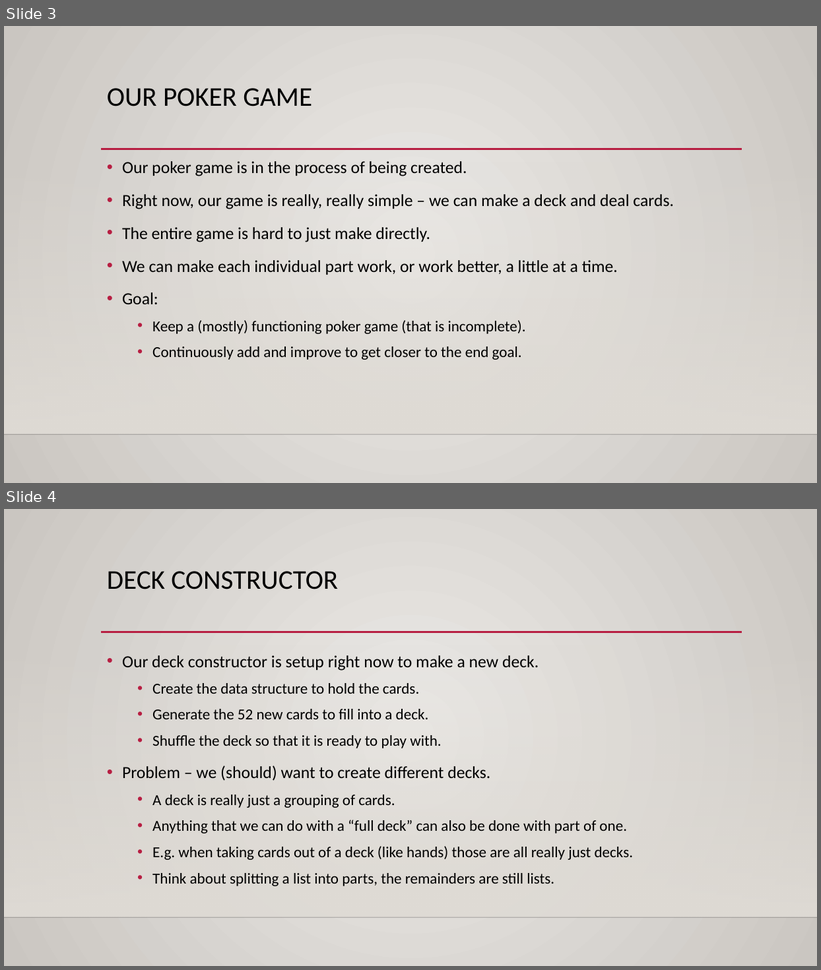
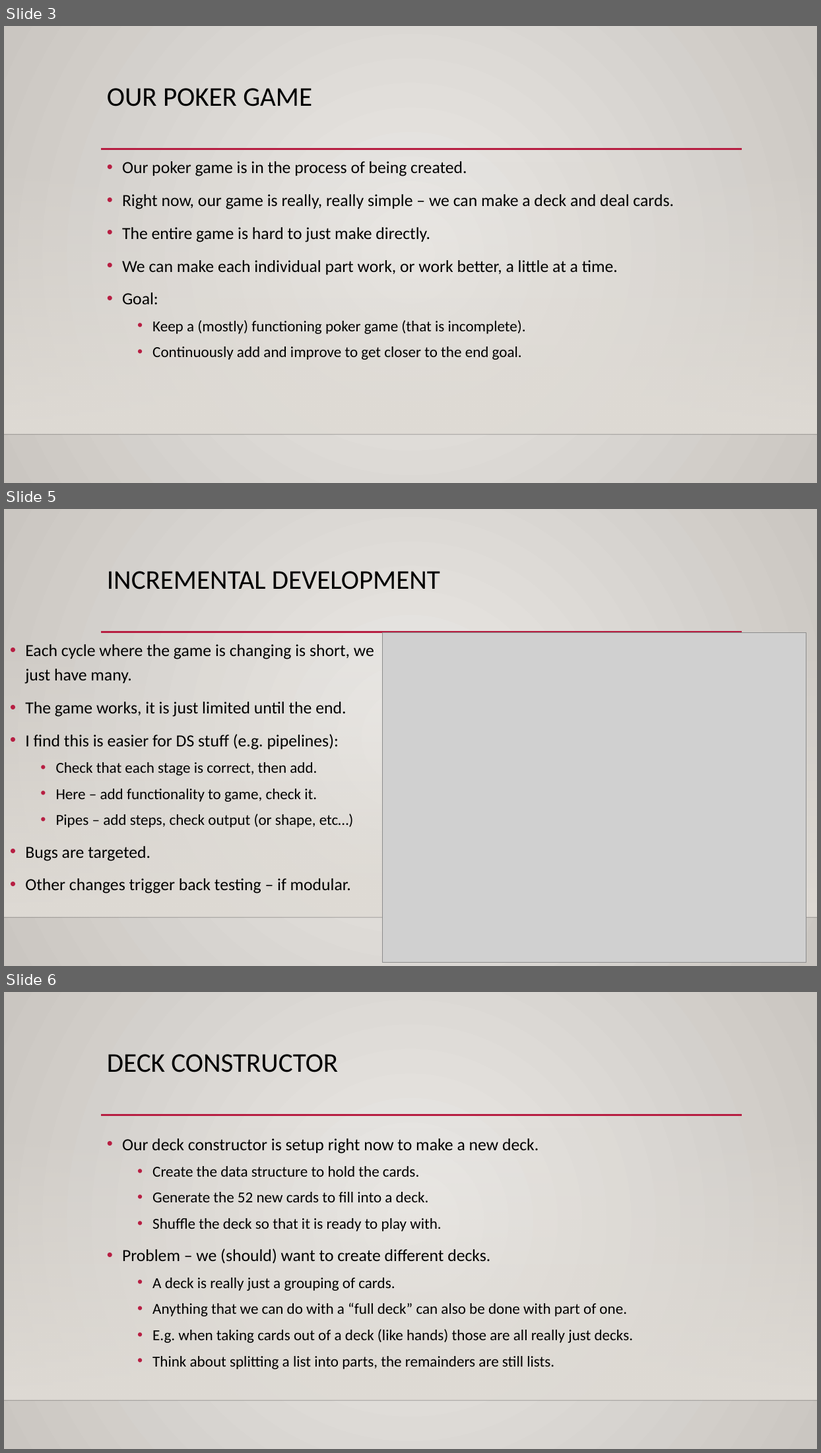
Before and after one commit to AkeemSemperDataScience/Programming_Basics_for_Machine_Learning_Students, a slide deck: reference_material/slides/018_cards_2.pptx. Shown one above the other, each under a label of ours: slides 3 and 4 before the commit, slides 3, 5 and 6 after it; the slides between them are not shown. The pictures are 821x970 and 821x1453 pixels, drawn with LibreOffice and Linux fonts; fonts in the diff are those of the drawing; grey boxes stand for pictures; background and template pictures are left out. Boxes give left, top, right and bottom in pixels: in the first picture for what was removed or moved away, otherwise in the second. Text is boxed around its words. In the diff, an @@ line names an element or a change of style, - is before the commit and + after.

```diff
--- a/reference_material/slides/018_cards_2.pptx
+++ b/reference_material/slides/018_cards_2.pptx
@@ slide 5 added at (4,509,817,966), background gradient #ECEAE7 to #CAC7C1; not listed: 3 template elements that a slide beside it also shows @@
@@ title added at (107,571,440,590), 32 pt, text #000000 @@
+INCREMENTAL DEVELOPMENT
@@ text added at (25,644,374,894), 20 pt, text #000000 @@
+• Each cycle where the game is changing is short, we just have many.
+• The game works, it is just limited until the end.
+• I find this is easier for DS stuff (e.g. pipelines):
+  • Check that each stage is correct, then add.
+  • Here – add functionality to game, check it.
+  • Pipes – add steps, check output (or shape, etc…)
+• Bugs are targeted.
+• Other changes trigger back testing – if modular.
@@ picture added at (383,633,807,964) @@
@@ what was slide 4 is now slide 6 @@
```
Also in this commit, not shown: 6 slides changed, 1 other slide added, 4 other files.
